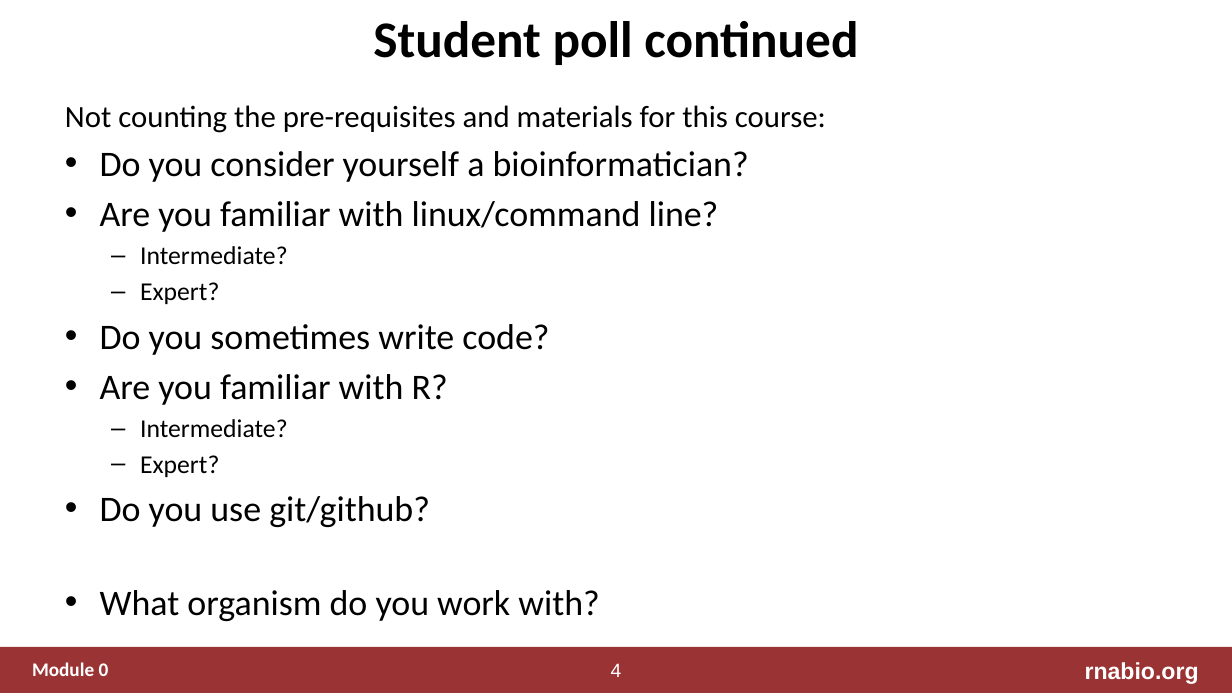
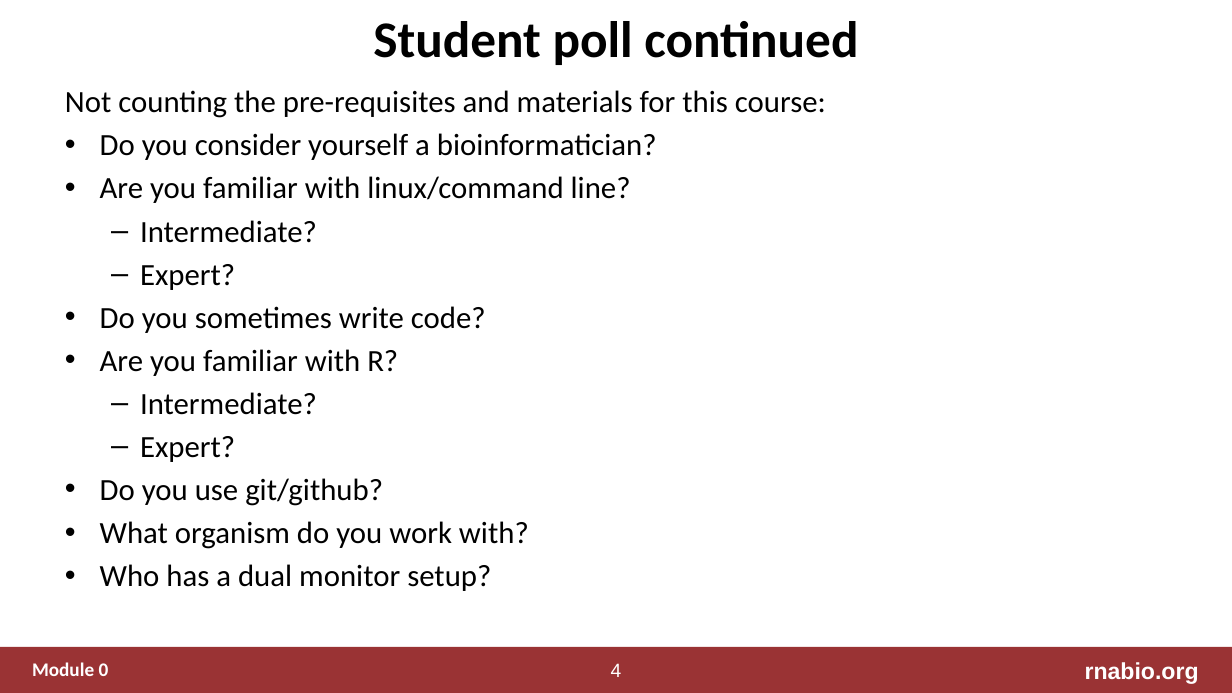
Before and after one commit to griffithlab/rnabio.org, a slide deck: slide 4 of assets/lectures/cbw/2020/full/RNASeq_Module0_Introductions.pptx. Drawn at 1232x693 pixels with LibreOffice and Linux fonts; fonts in the diff are those of the drawing. Boxes give left, top, right and bottom in pixels: in the first picture for what was removed or moved away, otherwise in the second. Text is boxed around its words. In the diff, an @@ line names an element or a change of style, - is before the commit and + after.

Commit message:
update poll

```diff
--- a/assets/lectures/cbw/2020/full/RNASeq_Module0_Introductions.pptx
+++ b/assets/lectures/cbw/2020/full/RNASeq_Module0_Introductions.pptx
@@ text "Not counting the pre-requisites and ...": place and size @@
-text "Not counting the pre-requisites and ..." at bbox=[65, 105, 826, 621]
+text "Not counting the pre-requisites and ..." at bbox=[65, 90, 826, 591]
@@ text at bbox=[100, 133, 657, 549]: size 28 to 24 pt in "Do you consider yourself a bioinformatician?", "Are you familiar with linux/command line?", "Do you sometimes write code?", "Are you familiar with R?" and 2 more places; size 20 to 24 pt in "Intermediate?", "Expert?", "Intermediate?", "Expert?" @@
@@ text at bbox=[100, 564, 491, 591]: paragraph added @@
+• Who has a dual monitor setup?
```
Also in this commit, not shown: 1 other file.
